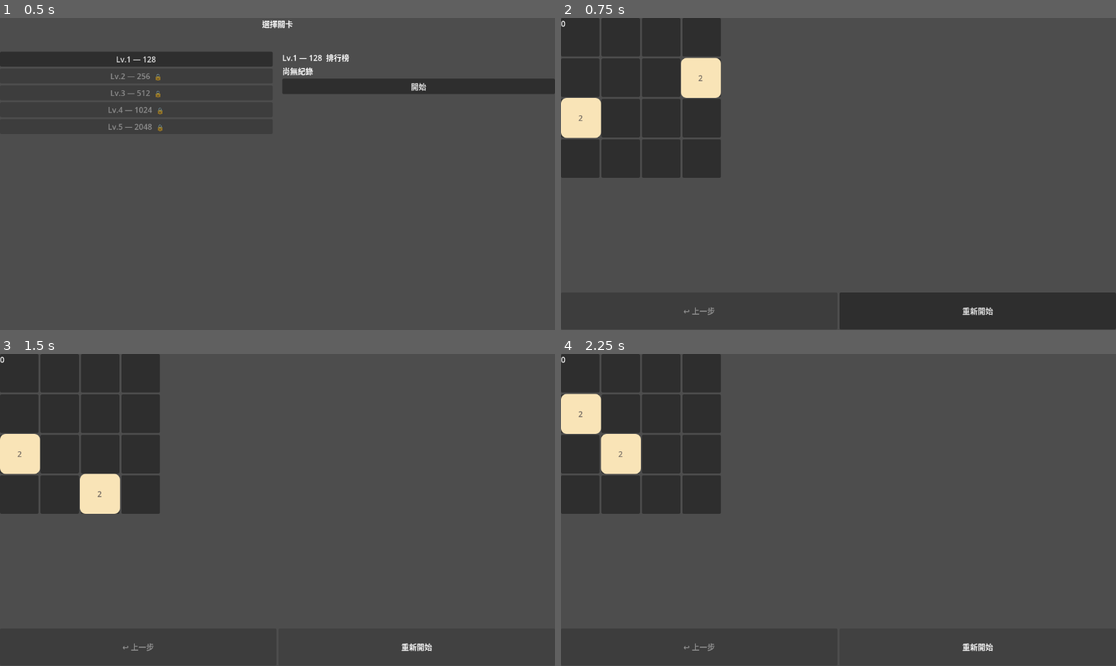
Above: before the commit, frames 1-4 (two rows, left to right).
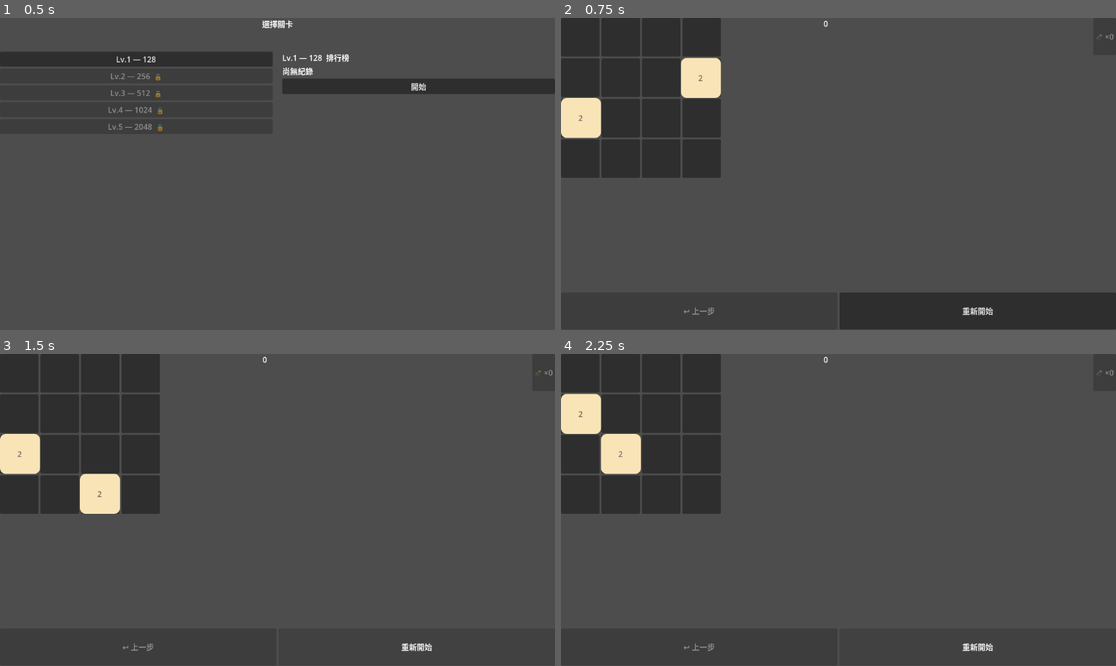
Above: after the commit, the same moments.

Repository: holysi/2048_practice
Game: Godot game, scene res://scenes/Main.tscn
Two runs of this game, one before a commit and one after it. Both use one fixed random seed, a clock stepped at 60 frames per second and the inputs below.
Inputs:
- Up to frame 1 (0.5 s): no input
- Up to frame 2 (0.75 s): click "開始" at 0.5 s
- Up to frame 3 (1.5 s): click "重新開始" at 1.25 s
- Up to frame 4 (2.25 s): click "重新開始" at 2 s

Frame 1 is identical in both runs. In frame 2, less than 0.1% of the frame differs, in the area x 0-100%, y 0-7%; in frame 3, less than 0.1%; in frame 4, less than 0.1%.

Commit message:
feat: add BombButton to TopBar in Game.tscn

Diff:
--- a/scenes/Game.tscn
+++ b/scenes/Game.tscn
@@ -92,11 +92,17 @@
 
 [node name="ScoreBox" type="VBoxContainer" parent="UI/TopBar"]
 layout_mode = 2
+size_flags_horizontal = 3
 
 [node name="ScoreValue" type="Label" parent="UI/TopBar/ScoreBox"]
 layout_mode = 2
 text = "0"
 horizontal_alignment = 1
+
+[node name="BombButton" type="Button" parent="UI/TopBar"]
+layout_mode = 2
+text = "💣 ×0"
+disabled = true
 
 [node name="BottomBar" type="HBoxContainer" parent="UI"]
 layout_mode = 0
@@ -117,3 +123,4 @@
 
 [connection signal="pressed" from="UI/BottomBar/UndoButton" to="." method="_on_undo_pressed"]
 [connection signal="pressed" from="UI/BottomBar/RestartButton" to="." method="_on_restart_pressed"]
+[connection signal="pressed" from="UI/TopBar/BombButton" to="." method="_on_bomb_pressed"]
